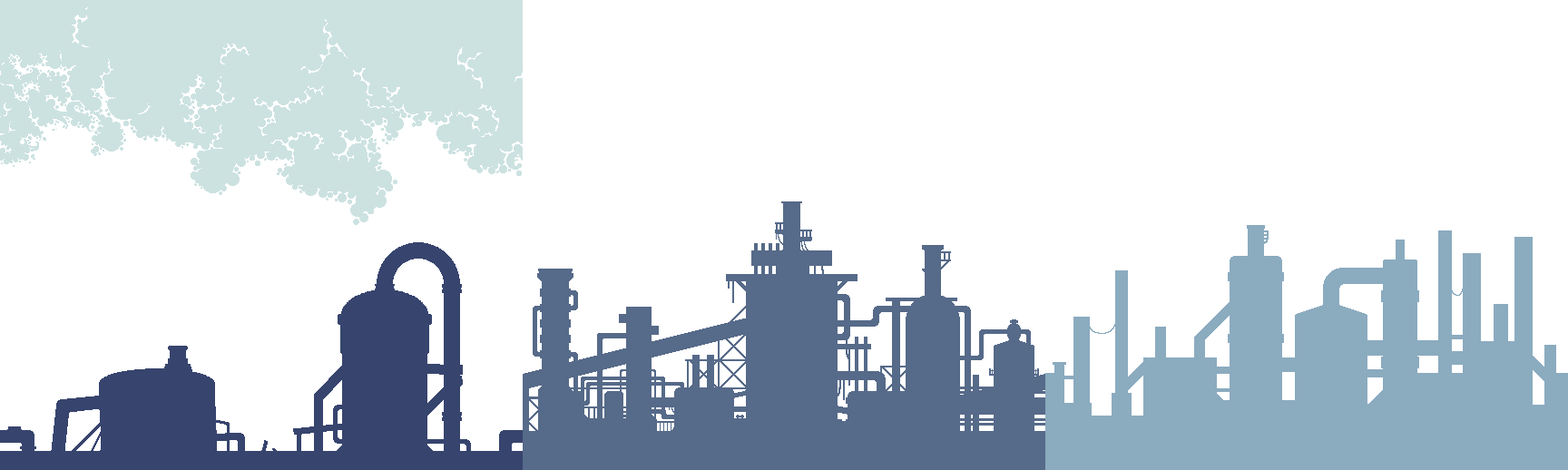
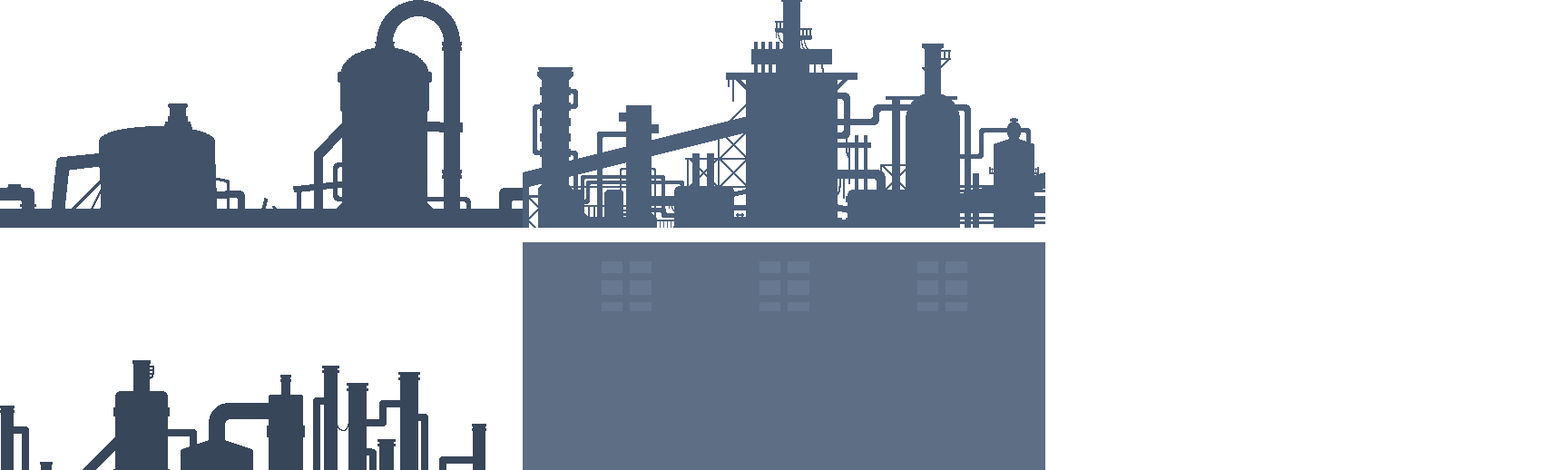
Comparing the layer stacks of the two 1568x470 images. Changes:
renamed "Layer 2" to "Layer 9 copy 2", moved it above "Layer 6", painted on it over [522, 201, 1046, 470]
removed layer "Layer 1" over [0, 242, 523, 470]
added layer "Layer 6" above "Layer 5" over [522, 0, 1046, 228]
added layer "Layer 5" above "Layer 4" over [0, 0, 523, 228]
painted on "Layer 4" over [0, 0, 523, 470]
painted on "Layer 3" over [1045, 225, 1568, 470]
